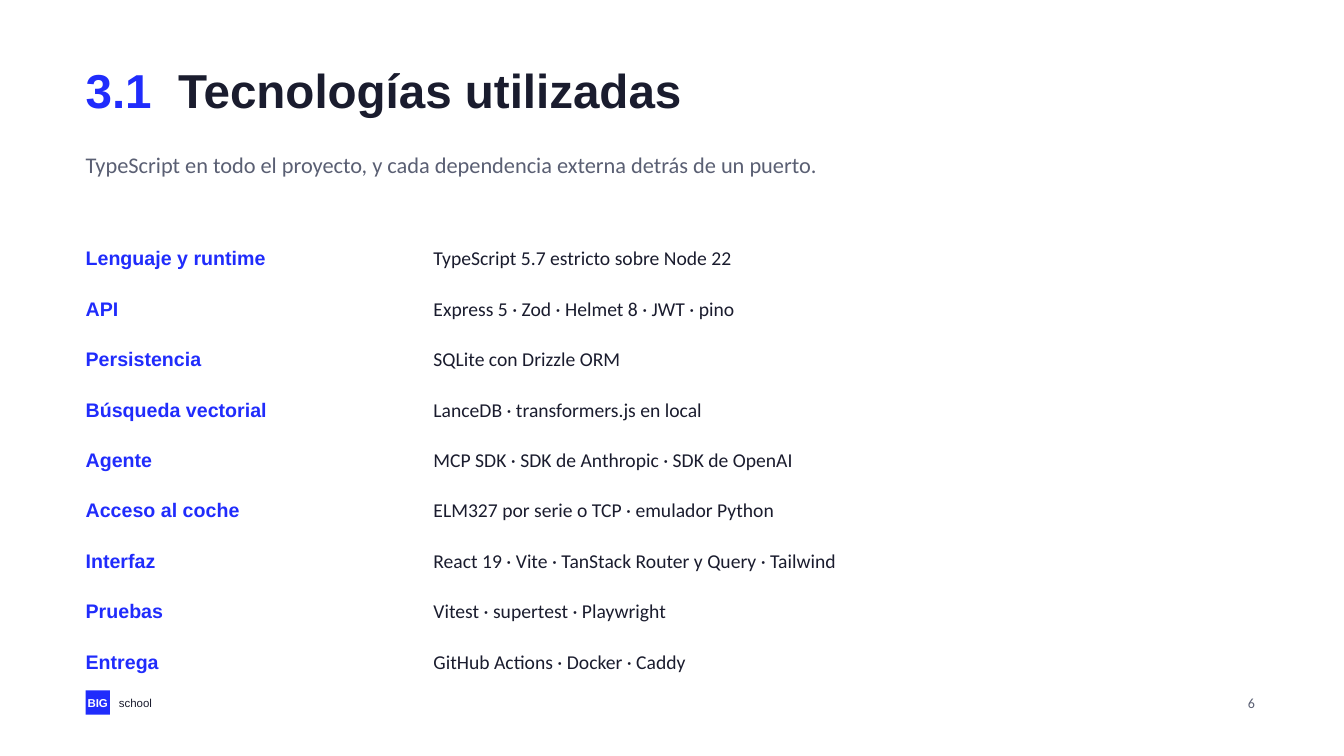
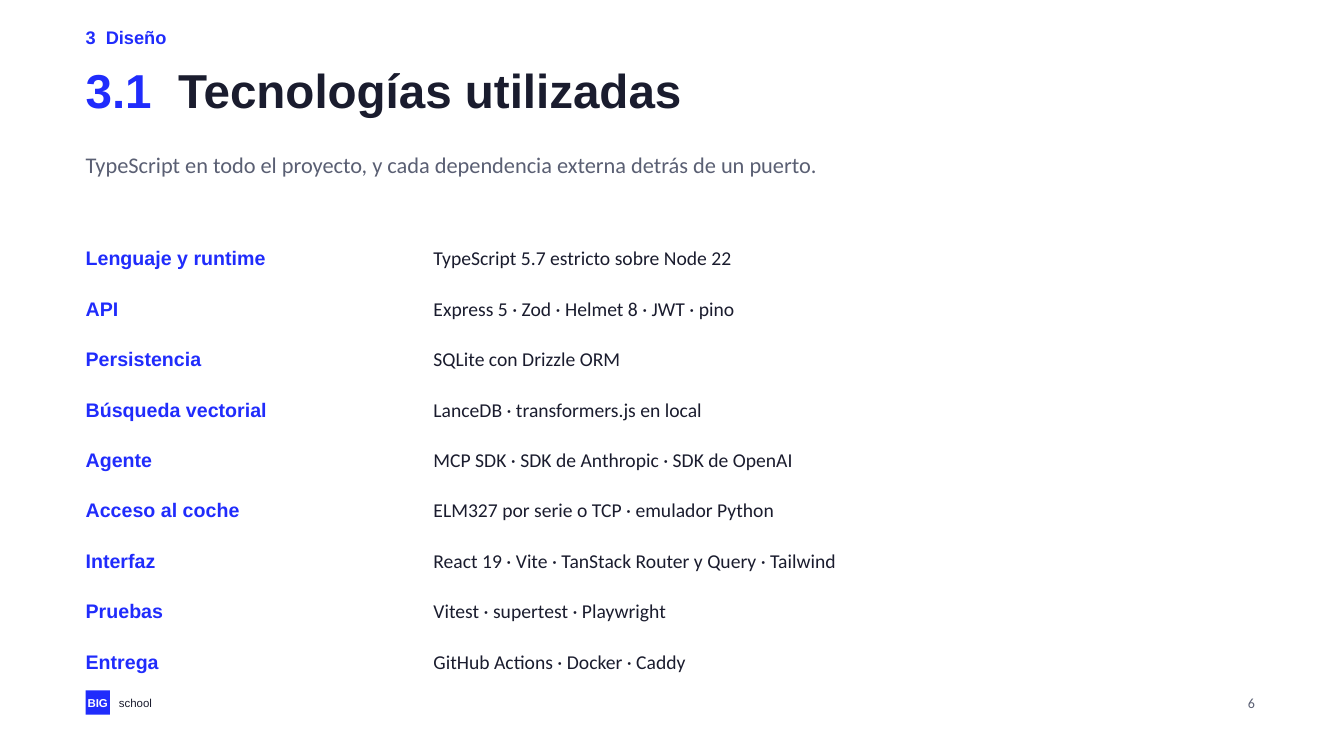
Before and after one commit to NovilloQuinta/intelligent-automotive-diagnostics, a slide deck: slide 6 of docs/presentacion/tfm-intelligent-automotive-diagnostics.pptx. Drawn at 1344x756 pixels with LibreOffice and Linux fonts; fonts in the diff are those of the drawing. Boxes give left, top, right and bottom in pixels: in the first picture for what was removed or moved away, otherwise in the second. Text is boxed around its words. In the diff, an @@ line names an element or a change of style, - is before the commit and + after.

```diff
--- a/docs/presentacion/tfm-intelligent-automotive-diagnostics.pptx
+++ b/docs/presentacion/tfm-intelligent-automotive-diagnostics.pptx
@@ text added at (x1=86, y1=30, x2=167, y2=44), 13 pt, text #202CFC, bold @@
+3 Diseño
```
Also in this commit, not shown: 6 other slides changed, 3 other files.
